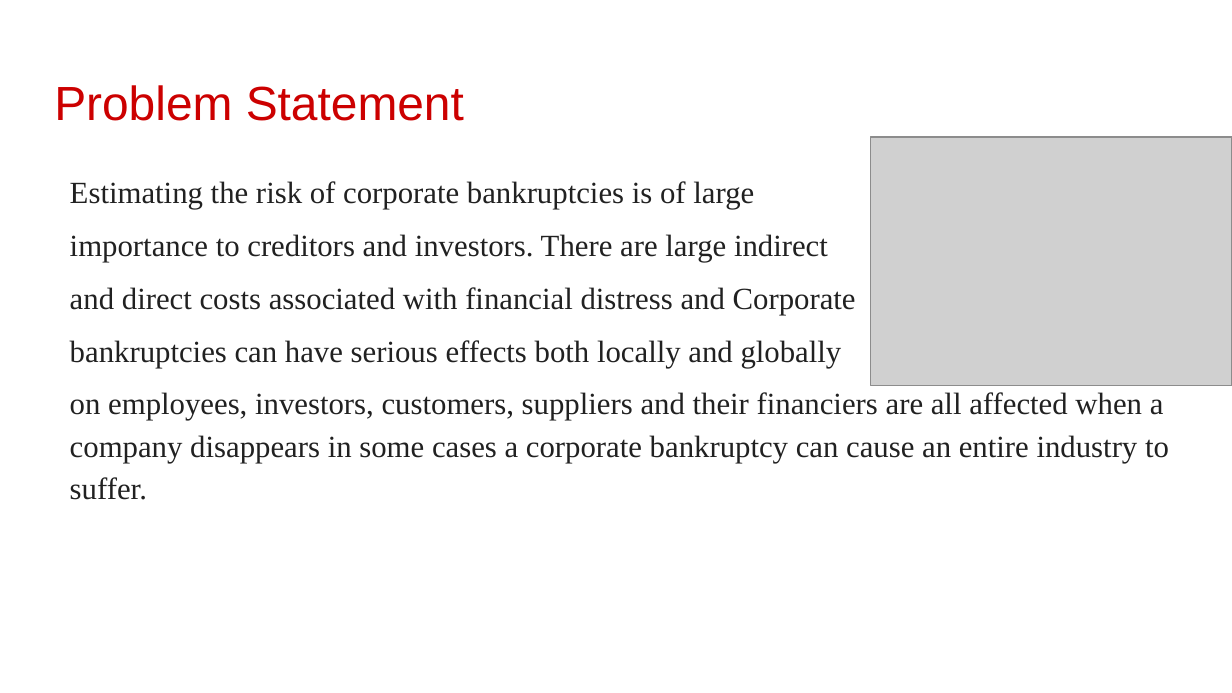
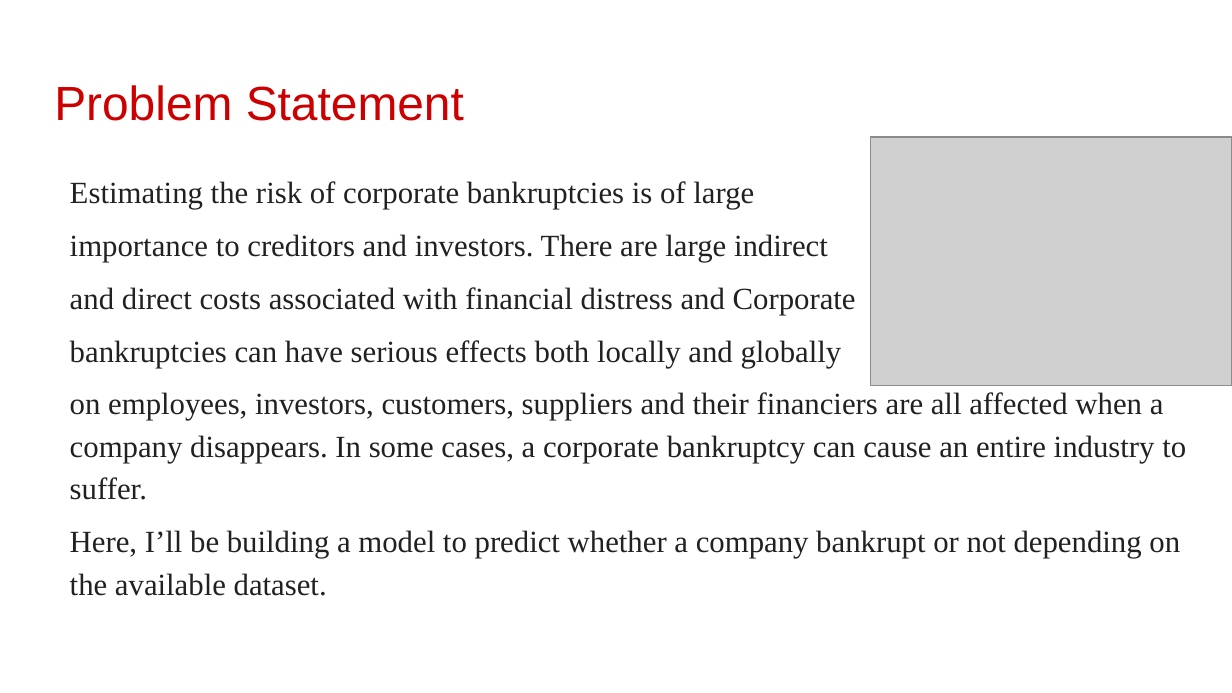
Before and after one commit to Thurab/Company_Bankruptcy_prediction_Classification_usecase, a slide deck: slide 3 of CapstoneProject_Company_Bankruptcy_prediction.pptx. Drawn at 1232x693 pixels with LibreOffice and Linux fonts; fonts in the diff are those of the drawing; grey boxes stand for pictures; background and template pictures are left out. Boxes give left, top, right and bottom in pixels: in the first picture for what was removed or moved away, otherwise in the second. Text is boxed around its words. In the diff, an @@ line names an element or a change of style, - is before the commit and + after.

```diff
--- a/CapstoneProject_Company_Bankruptcy_prediction.pptx
+++ b/CapstoneProject_Company_Bankruptcy_prediction.pptx
@@ text at [70,392,1186,596]: text changed @@
-on employees, investors, customers, suppliers and their financiers are all affected when a company disappears in some cases a corporate bankruptcy can cause an entire industry to suffer.
+on employees, investors, customers, suppliers and their financiers are all affected when a company disappears. In some cases, a corporate bankruptcy can cause an entire industry to suffer.
+Here, I’ll be building a model to predict whether a company bankrupt or not depending on the available dataset.
```
Also in this commit, not shown: 16 other slides changed, 6 slides added, 6 slides removed, 2 other files.
